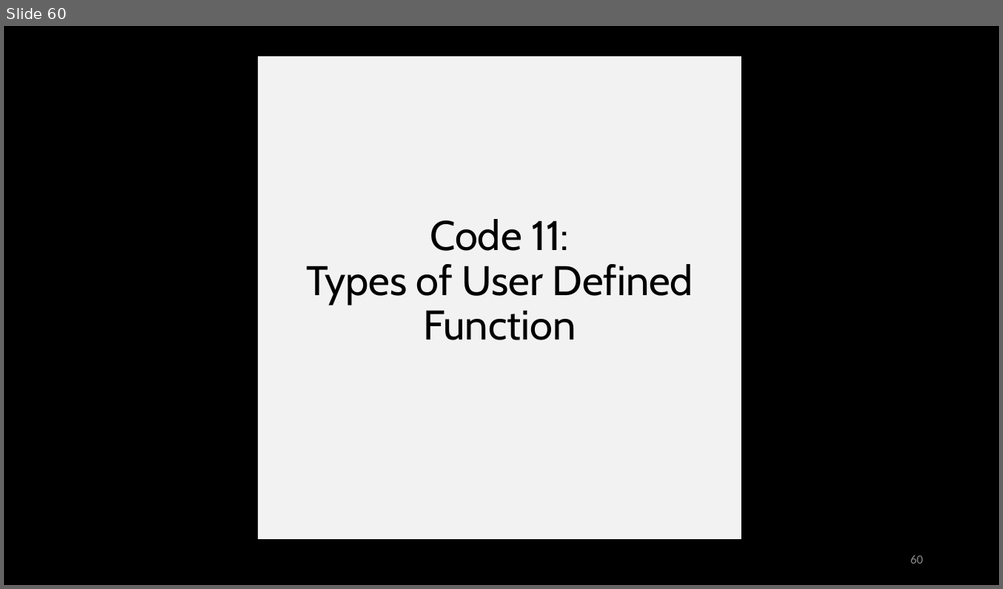
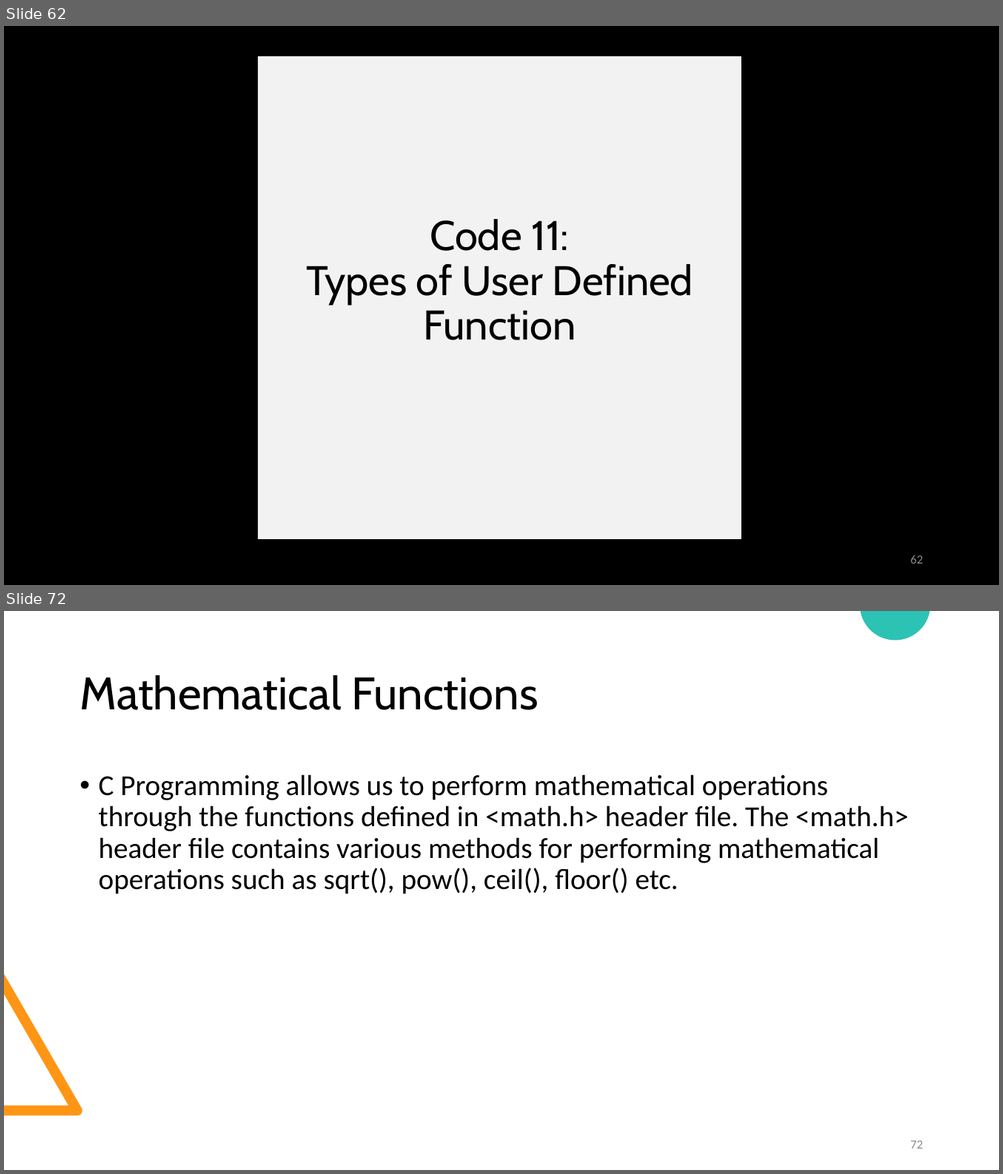
Before and after one commit to piyushtanksale00/TCOERWorkshop, a slide deck: C Programming Workshop.pptx. Shown one above the other, each under a label of ours: slide 60 before the commit, slides 62 and 72 after it; the slides between them are not shown. The pictures are 1003x589 and 1003x1174 pixels, drawn with LibreOffice and Linux fonts; fonts in the diff are those of the drawing. Boxes give left, top, right and bottom in pixels: in the first picture for what was removed or moved away, otherwise in the second. Text is boxed around its words. In the diff, an @@ line names an element or a change of style, - is before the commit and + after.

```diff
--- a/C Programming Workshop.pptx
+++ b/C Programming Workshop.pptx
@@ slide 72 added at [4, 611, 999, 1170], background #FFFFFF @@
@@ freeform shape added at [860, 611, 930, 640], fill #2CC3B4 @@
@@ title added at [79, 675, 538, 710], 44 pt, text #000000 @@
+Mathematical Functions
@@ text added at [99, 775, 908, 894], 28 pt, text #000000 @@
+• C Programming allows us to perform mathematical operations through the functions defined in <math.h> header file. The <math.h> header file contains various methods for performing mathematical operations such as sqrt(), pow(), ceil(), floor() etc.
@@ freeform shape added at [4, 974, 82, 1116], fill #FF9514 @@
@@ page number added at [910, 1141, 922, 1149], 12 pt, text #8C8C8C @@
+72
@@ what was slide 60 is now slide 62 @@
@@ page number at [910, 556, 922, 564]: text changed @@
-60
+62
```
Also in this commit, not shown: 2 slides changed, 32 other slides added.
